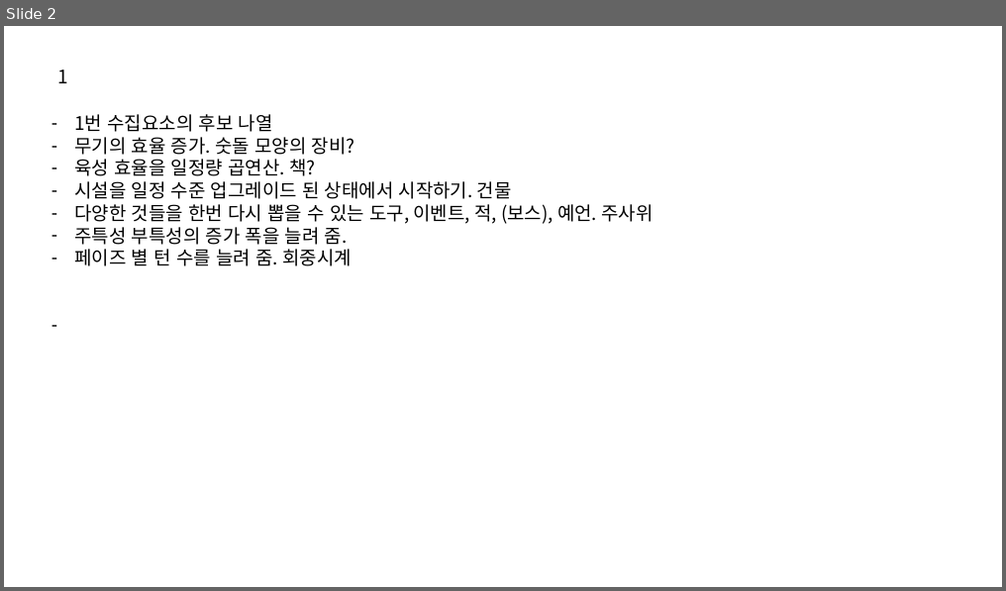
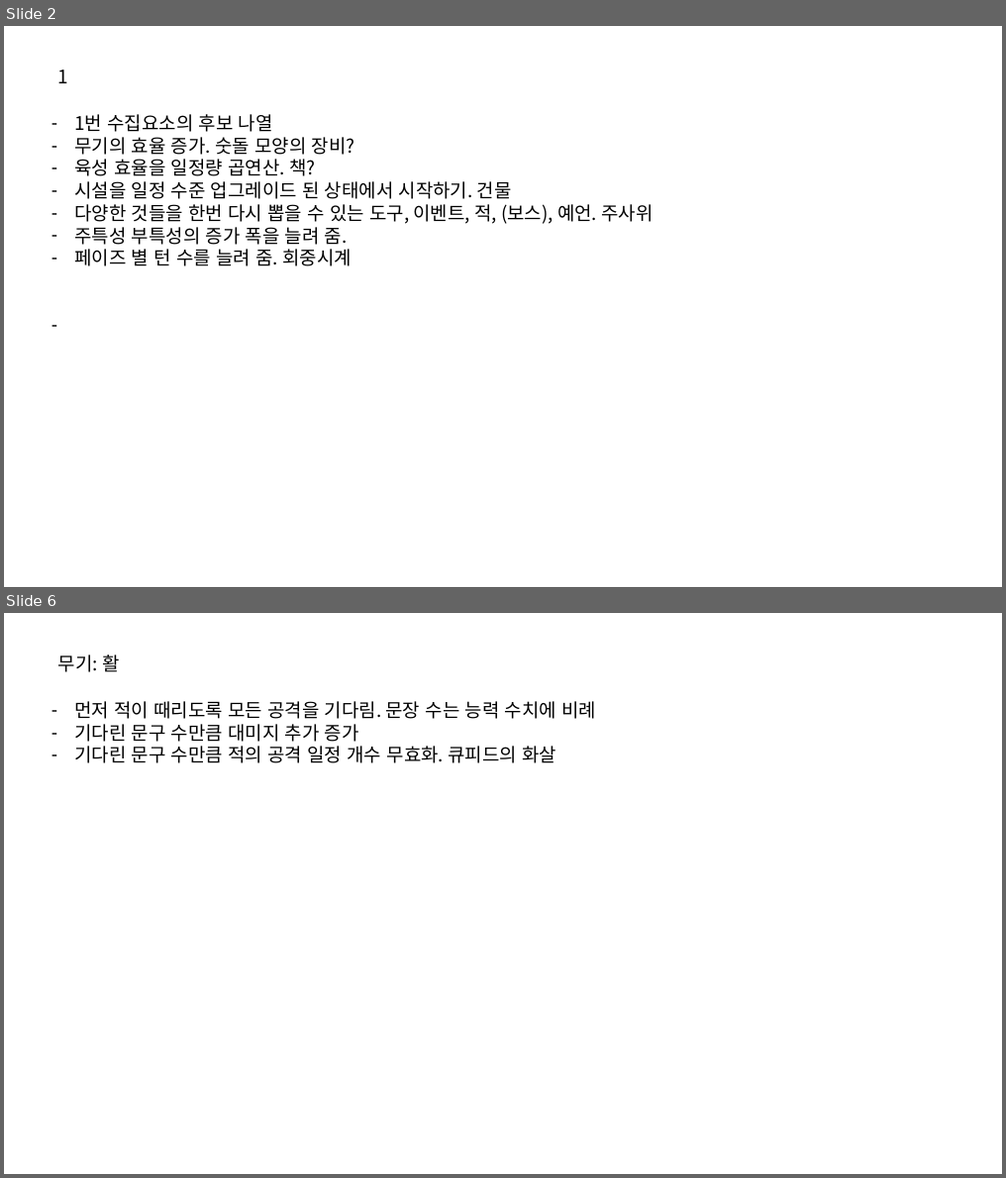
Before and after one commit to IdfKLeh/capstone, a slide deck: 수집요소.pptx. Shown one above the other, each under a label of ours: slide 2 before the commit, slides 2 and 6 after it; the slides between them are not shown. The pictures are 1006x591 and 1006x1178 pixels, drawn with LibreOffice and Linux fonts; fonts in the diff are those of the drawing. Boxes give left, top, right and bottom in pixels: in the first picture for what was removed or moved away, otherwise in the second. Text is boxed around its words. In the diff, an @@ line names an element or a change of style, - is before the commit and + after.

```diff
--- a/수집요소.pptx
+++ b/수집요소.pptx
@@ slide 6 added at [4,613,1002,1174], background #FFFFFF @@
@@ text added at [58,655,119,672], 18 pt, text #000000 @@
+무기: 활
@@ text added at [74,701,596,763], 18 pt, text #000000 @@
+– 먼저 적이 때리도록 모든 공격을 기다림. 문장 수는 능력 수치에 비례
+– 기다린 문구 수만큼 대미지 추가 증가
+– 기다린 문구 수만큼 적의 공격 일정 개수 무효화. 큐피드의 화살
```
Also in this commit, not shown: 2 slides changed, 5 other slides added, 4 other files.
